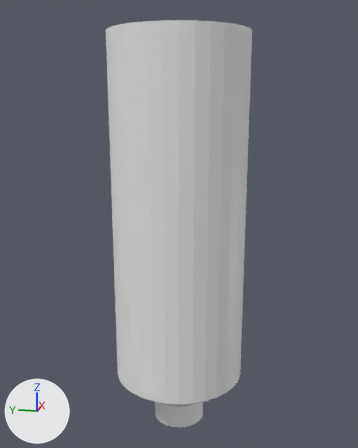
What one commit did to the OBJ model SPH-fluid/data/models/injector_body.obj.
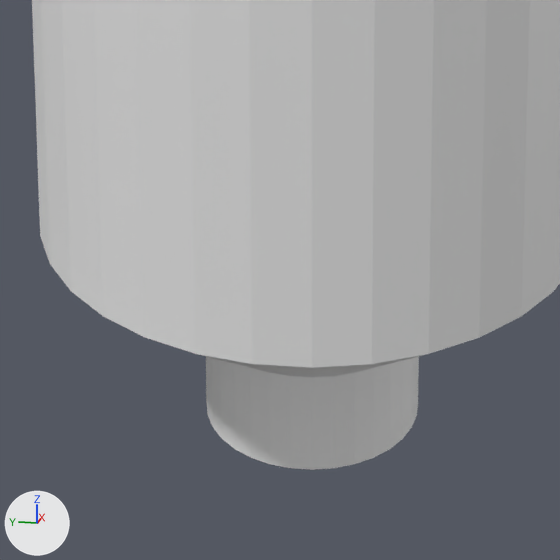
Each version appears first whole from a 50 mm lens placed at (-7.2, -1.44, 2.05), pointed at (0.06, 0.01, 0.24), and next in a close-up on the part from 30% to 66% of the width and 72% to 100% of the height. Arrows for +X, +Y and +Z are at lower left; the lights stay in place. Where no turn or scale is listed for an object, it has been applied to the vertices.

Names of what the first close-up shows: 'injector_body'.
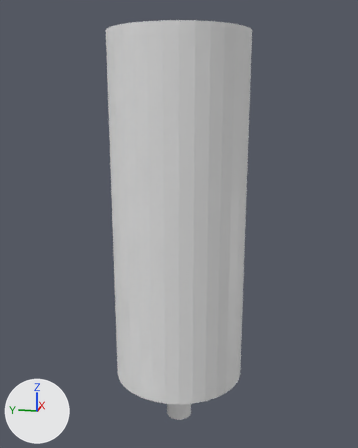
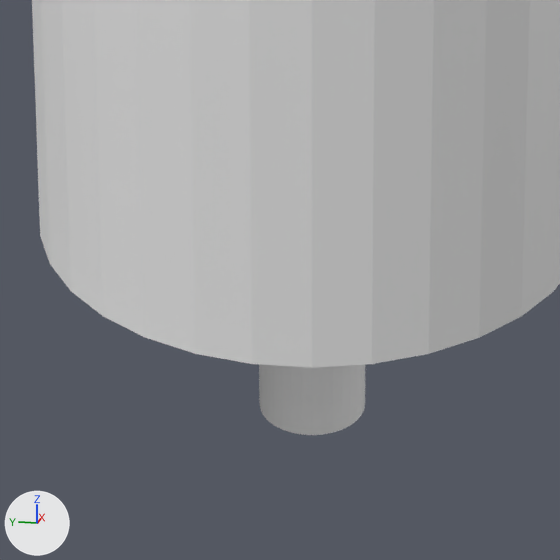
Patch to the scene script:
```diff
--- a/SPH-fluid/data/models/injector_body.obj.py
+++ b/SPH-fluid/data/models/injector_body.obj.py
@@ me_injector_body @@
 me_injector_body.from_pydata(...)  # 128 vertices, 96 faces; spans x -1.01..1.01, y -1.01..1.01, z -3.0..3.0
 # used by ob_injector_body; location = (0.0, 0.0, 0.0)
+# me_injector_body part 1: all 64 vertices in x -0.4..0.4, y -0.4..0.4, z -3.0..-2.62 are scaled about their middle by (0.5, 0.5, 1.23), then moved by (0.0, 0.0, 0.04)
```

Boxes [x1, y1, x2, y2] around the edits, measured in the close-ups (560 x 560 px; the box of a moved part takes in the faces that stretch with it):
'injector_body', reshaped: before [32, 0, 560, 470]; after [32, 0, 560, 435]
part 1 of me_injector_body, moved or reshaped: before [198, 354, 426, 470]; after [259, 364, 365, 435]
